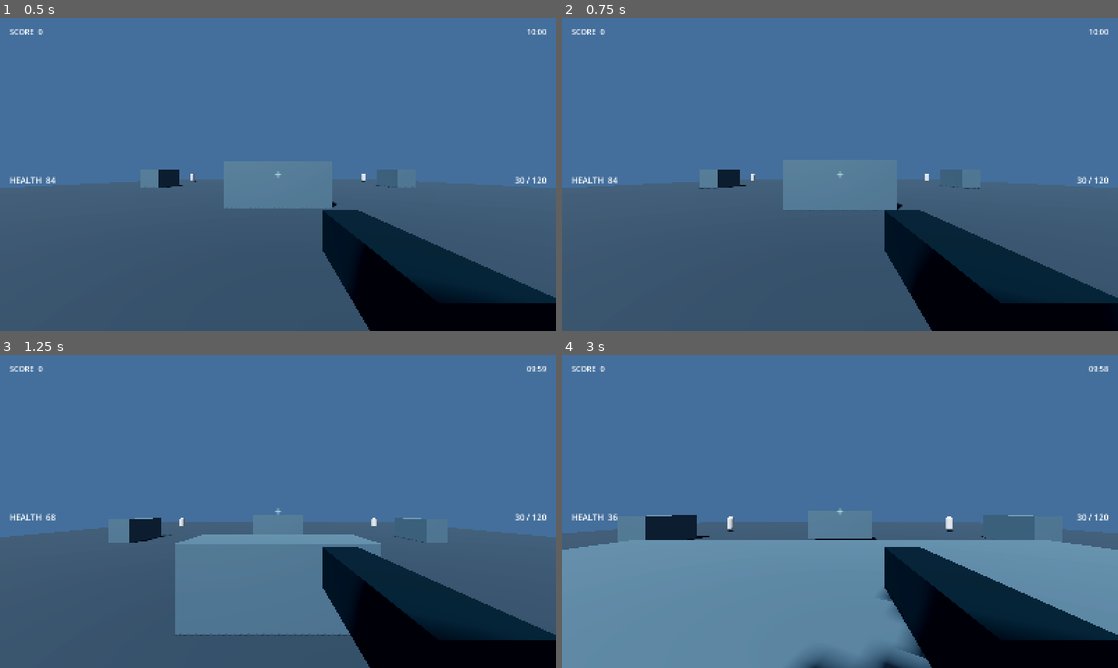
Above: before the commit, frames 1-4 (two rows, left to right).
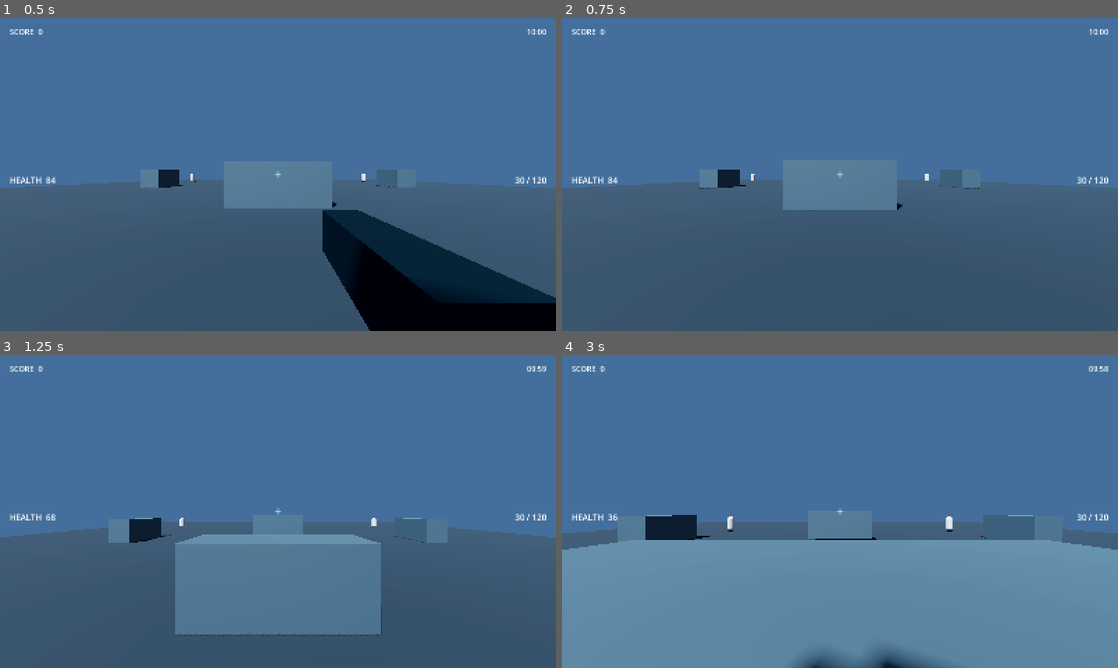
Above: after the commit, the same moments.

Repository: HazelTheSquirrel/Grimholt-Test
Game: Godot game, scene res://scenes/main.tscn
Same seed, same stepped clock (60 frames per second), same inputs: the game is played once before the commit and once after it.
Inputs (mouse positions are in pixels of both pictures, inside the frame that each line leads up to):
- Up to frame 1 (0.5 s): no input
- Up to frame 2 (0.75 s): tap Enter at 0.5 s; move the mouse to (867, 174) at 0.52 s; hold W (move_forward) from 0.53 s (still down); hold Q (switch_weapon, bound only after the commit) from 0.53 s (still down); click (867, 174) at 0.67 s
- Up to frame 3 (1.25 s): keep holding W (move_forward); keep holding Q (switch_weapon, bound only after the commit); tap Space (jump) at 0.77 s
- Up to frame 4 (3 s): keep holding W (move_forward); move the mouse to (812, 511) at 1.27 s; release Q (switch_weapon, bound only after the commit) at 1.28 s; click (812, 511) at 1.35 s; tap Space (jump) at 1.52, 2.75 s; tap Q (switch_weapon, bound only after the commit) at 1.55 s; move the mouse to (851, 505) at 2.02 s; hold Q (switch_weapon, bound only after the commit) 2.03-2.78 s; move the mouse to (834, 517) at 2.77 s; tap Ctrl at 2.85 s; click (834, 517) at 2.92 s

Frame 1 is identical in both runs. In frame 2, 10% of the frame differs, in the area x 58-100%, y 61-100%; in frame 3, 10%; in frame 4, 10%, in the area x 57-100%, y 61-100%.
Error in both runs: Invalid assignment of property or key 'visible' with value of type 'bool' on a base object of type 'null instance'. (res://scripts/player/player_controller.gd:…

Commit message:
Bind Q to weapon switching

Diff:
--- a/Grimholt/project.godot
+++ b/Grimholt/project.godot
@@ -19,6 +19,7 @@
 jump={"deadzone":0.2,"events":[Object(InputEventKey,"physical_keycode":32)]}
 fire={"deadzone":0.2,"events":[Object(InputEventMouseButton,"button_index":1)]}
 reload={"deadzone":0.2,"events":[Object(InputEventKey,"physical_keycode":82)]}
+switch_weapon={"deadzone":0.2,"events":[Object(InputEventKey,"physical_keycode":81)]}
 
 [rendering]
 renderer/rendering_method="forward_plus"
